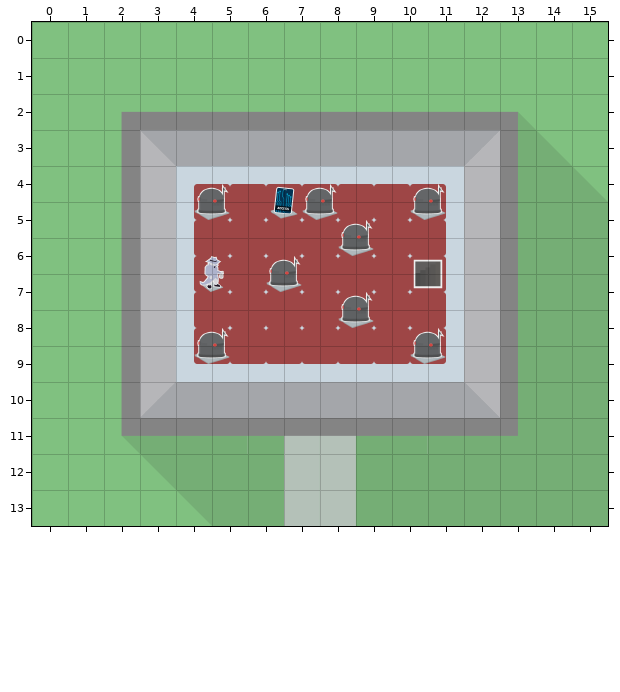
Tiled map, stored at src/resources/maps/level-2-floor-4.tmx. This is how it looked before the edit.
Cells are 75x75 px. Shown: x 0..15, y 0..13. Layer "Assets" is drawn 38,38 px off the grid. Layer "Tiles" is drawn 38,38 px off the grid.
Now the later version:
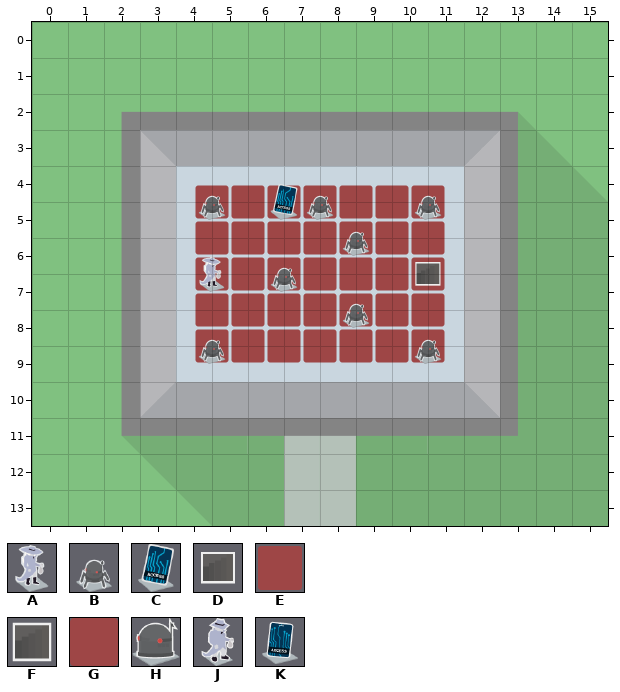
Key: from "assets": A 0 "START", B 2 "ENEMY", C 11 "KEY", D 15 "EXIT", E 59 "BLANK"; from "tiles": F 1, G 5, H 6, J 7, K 9.
_ is an empty cell.
Changes in this commit:
Layer "Tiles":
y 4..8: x 4..10 GGGGGGG -> EEEEEEE
Layer "Assets":
y 4: x 4 H -> B; x 6..7 KH -> CB; x 10 H -> B
y 5: x 8 H -> B
y 6: x 4 J -> A; x 6 H -> B; x 10 F -> D
y 7: x 8 H -> B
y 8: x 4 H -> B; x 10 H -> B
Where, in picture pixels (left, top, right, bottom), the same in both pictures:
changed: (194, 184, 446, 364)
